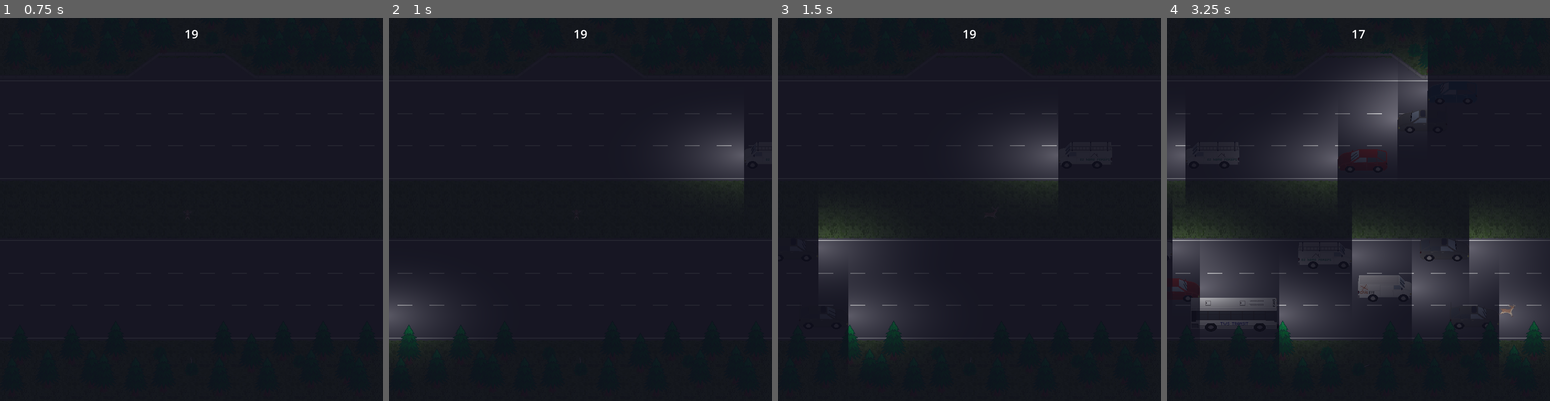
Above: before the commit, frames 1-4 (left to right).
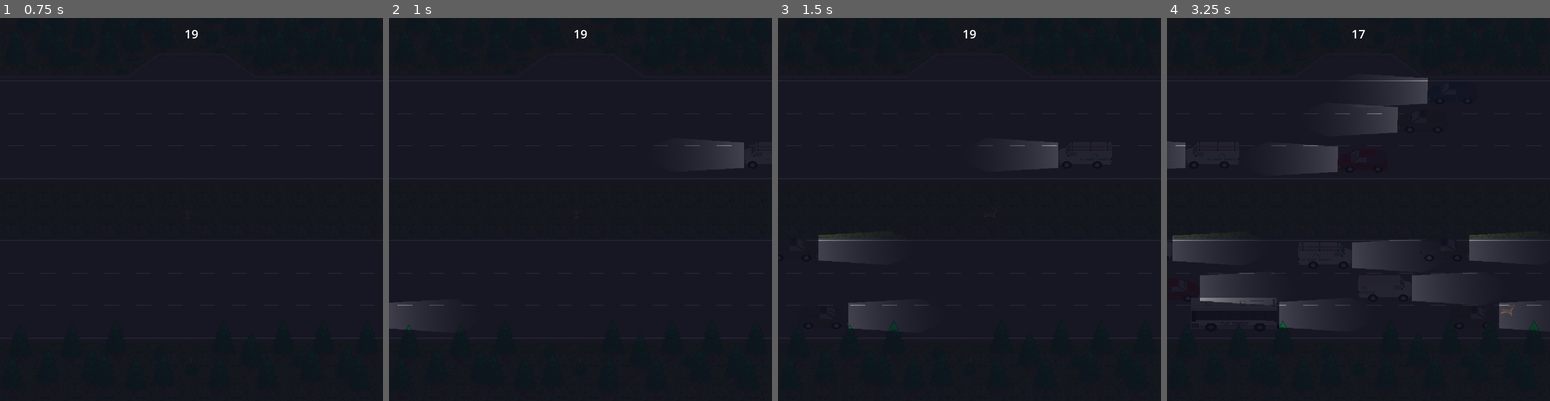
Above: after the commit, the same moments.

Repository: Pedro-T/deer-in-the-headlights
Game: Godot game, scene res://Main.tscn
The game is run twice, just before and just after one commit, with the same random seed, the same clock (stepped at 60 frames per second) and the same inputs.
Inputs:
- Up to frame 1 (0.75 s): click "Start Game" at 0.5 s
- Up to frame 2 (1 s): no input
- Up to frame 3 (1.5 s): hold D (move_right) from 1.28 s (still down)
- Up to frame 4 (3.25 s): release D (move_right) at 2.03 s; hold S (move_down) 2.03-2.78 s; hold D (move_right) from 2.78 s (still down)

Frame 1 is identical in both runs. In frame 2, 1.0% of the frame differs, in the area x 0-93%, y 29-86%; in frame 3, 2.1%; in frame 4, 9.7%, in the area x 0-100%, y 10-87%.

Commit message:
change to using beam mask texture

Diff:
--- a/deer-in-the-headlights/Main.tscn
+++ b/deer-in-the-headlights/Main.tscn
@@ -14,6 +14,7 @@
 [ext_resource type="Script" uid="uid://cbohi6db1o0sh" path="res://game_success_trigger.gd" id="10_20pc6"]
 [ext_resource type="PackedScene" uid="uid://caiapp8k6gcx8" path="res://hunter/Hunter.tscn" id="11_5vvyt"]
 [ext_resource type="Shader" uid="uid://crd6tlxk2crci" path="res://nighttime.gdshader" id="13_c2ibq"]
+[ext_resource type="Texture2D" uid="uid://phlvao5vih6f" path="res://stage/night_mask/beam.png" id="14_j4qnp"]
 
 [sub_resource type="RectangleShape2D" id="RectangleShape2D_cm0pq"]
 resource_local_to_scene = true
@@ -30,8 +31,9 @@
 shader = ExtResource("13_c2ibq")
 shader_parameter/u_ambient_color = Color(0.05, 0.05, 0.1, 1)
 shader_parameter/u_headlight_range = 300.0
-shader_parameter/u_headlight_width_factor = 0.5
-shader_parameter/u_headlight_intensity = 0.8
+shader_parameter/u_headlight_intensity = 1.2
+shader_parameter/u_beam_height = 35.0
+shader_parameter/u_beam_mask = ExtResource("14_j4qnp")
 shader_parameter/u_num_cars = 0
 shader_parameter/u_car_data = PackedVector3Array(0, 0, 0, 0, 0, 0, 0, 0, 0, 0, 0, 0, 0, 0, 0, 0, 0, 0, 0, 0, 0, 0, 0, 0 …(469 unchanged characters)…
 
--- a/deer-in-the-headlights/nighttime.gdshader
+++ b/deer-in-the-headlights/nighttime.gdshader
@@ -2,9 +2,10 @@
 
 uniform vec4 u_ambient_color : source_color = vec4(0.05, 0.05, 0.1, 1.0);
 uniform float u_headlight_range = 400.0;
-uniform float u_headlight_width_factor = 0.2;
 uniform float u_headlight_intensity = 0.8;
+uniform float u_beam_height = 100.0;
 
+uniform sampler2D u_beam_mask : filter_linear; // your beam PNG
 uniform sampler2D SCREEN_TEXTURE : hint_screen_texture, filter_linear_mipmap;
 
 #define MAX_CARS 60
@@ -24,23 +25,32 @@
 
         vec2 relative_pos = current_pixel_pos - car_pos;
 
+        // rotate into car-local space
         mat2 rot_matrix = mat2(
             vec2(cos(car_rot), -sin(car_rot)),
             vec2(sin(car_rot), cos(car_rot))
         );
         vec2 rotated_pos = rot_matrix * relative_pos;
 
-        float compressed_y = rotated_pos.y / u_headlight_width_factor;
+        // normalize into beam texture UV space
+        vec2 beam_uv;
+        beam_uv.x = rotated_pos.x / u_headlight_range;                          // forward distance
+        beam_uv.y = rotated_pos.y / u_beam_height; // lateral spread
+        beam_uv = beam_uv * 0.5 + vec2(0.5); // shift into [0,1]
 
-        float directional_dist = length(vec2(rotated_pos.x, compressed_y));
+        // only sample inside beam texture bounds
+        if (beam_uv.x >= 0.0 && beam_uv.x <= 1.0 &&
+            beam_uv.y >= 0.0 && beam_uv.y <= 1.0 &&
+            rotated_pos.x > 0.0) {
 
-        if (rotated_pos.x > 0.0 && directional_dist < u_headlight_range) {
+            // sample beam mask (grayscale)
+            float beam_strength = texture(u_beam_mask, beam_uv).r;
 
-            float falloff = 1.0 - (directional_dist / u_headlight_range);
+            // optional distance falloff for realism
+            float falloff = 1.0 - (rotated_pos.x / u_headlight_range);
+            falloff = clamp(falloff, 0.0, 1.0);
 
-            float light_falloff = pow(falloff, 2.5);
-
-            total_light_contribution += light_falloff * u_headlight_intensity;
+            total_light_contribution += beam_strength * falloff * u_headlight_intensity;
         }
     }
 
Not shown: 1 places in deer-in-the-headlights/Main.tscn that only renumber resources
Binary file added: deer-in-the-headlights/stage/night_mask/beam.png
